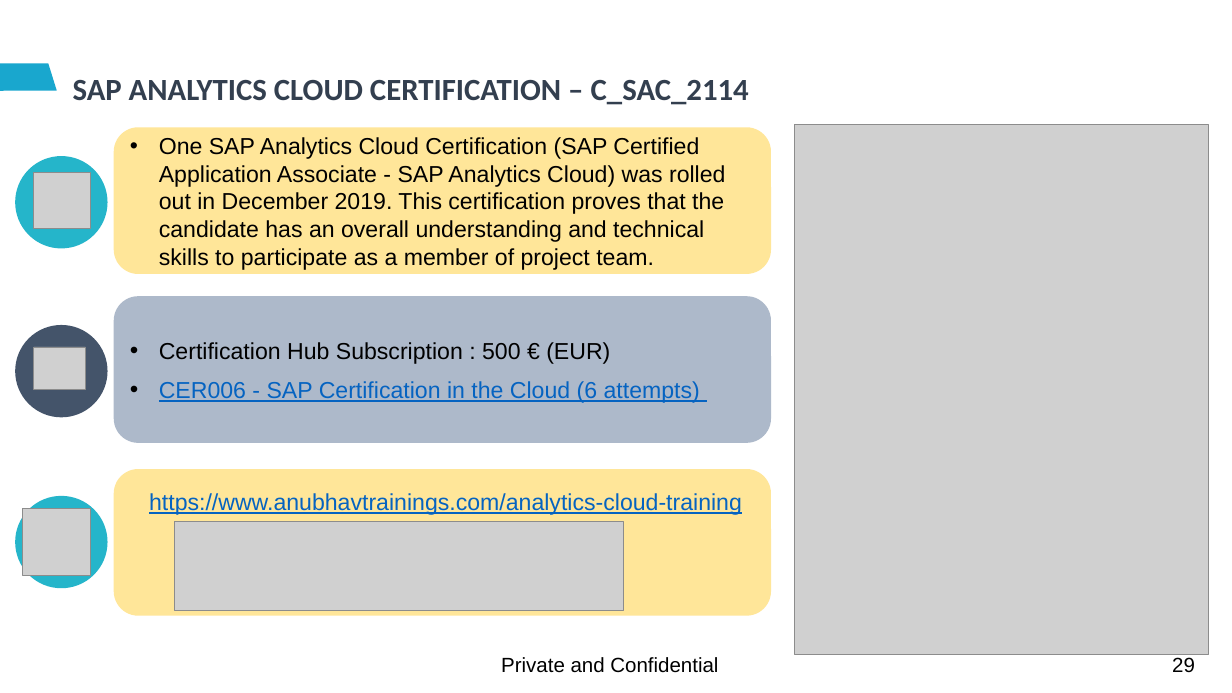
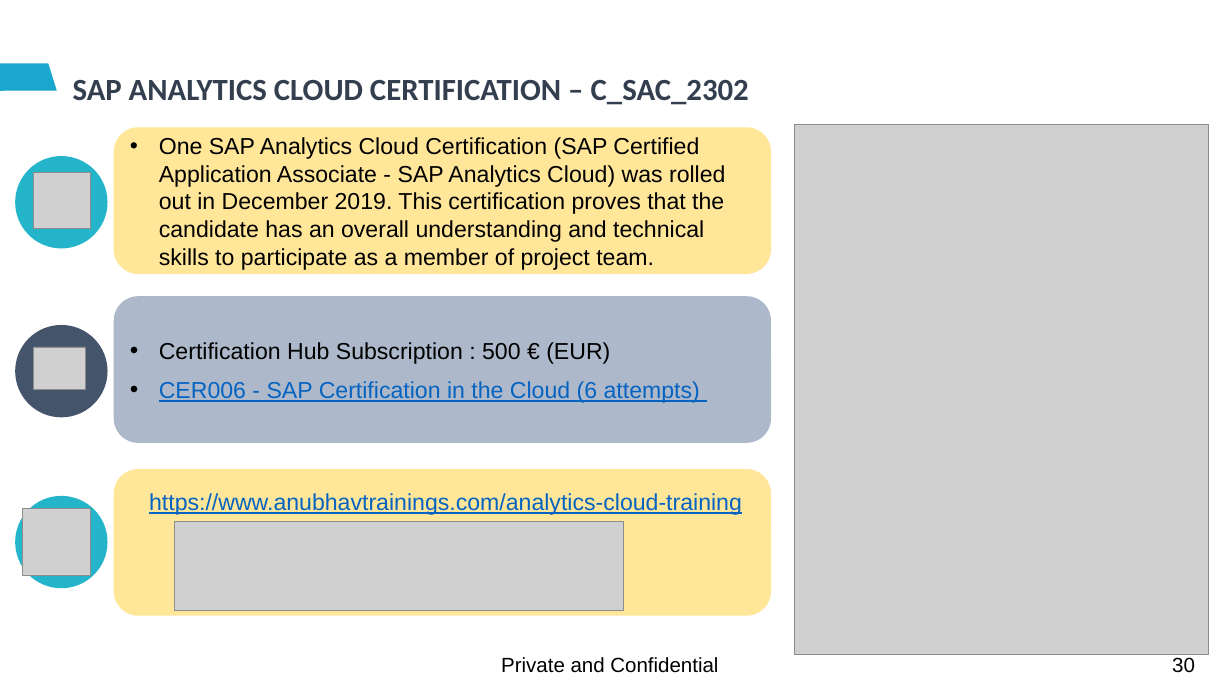
Before and after one commit to soyuztechnologies/Allianz_SAC_Training, a slide deck: slide 30 of day 1/SAC_Training Day 1.pptx (slide 29 before the commit). Drawn at 1232x693 pixels with LibreOffice and Linux fonts; fonts in the diff are those of the drawing; grey boxes stand for pictures; background and template pictures are left out. Boxes give left, top, right and bottom in pixels: in the first picture for what was removed or moved away, otherwise in the second. Text is boxed around its words. In the diff, an @@ line names an element or a change of style, - is before the commit and + after.

```diff
--- a/day 1/SAC_Training Day 1.pptx
+++ b/day 1/SAC_Training Day 1.pptx
@@ title at [73, 80, 749, 105]: text changed @@
-SAP ANALYTICS CLOUD CERTIFICATION – C_SAC_2114
+SAP ANALYTICS CLOUD CERTIFICATION – C_SAC_2302
@@ page number at [1172, 657, 1195, 673]: text changed @@
-29
+30
```
Also in this commit, not shown: 2 other slides changed, 1 other file.
